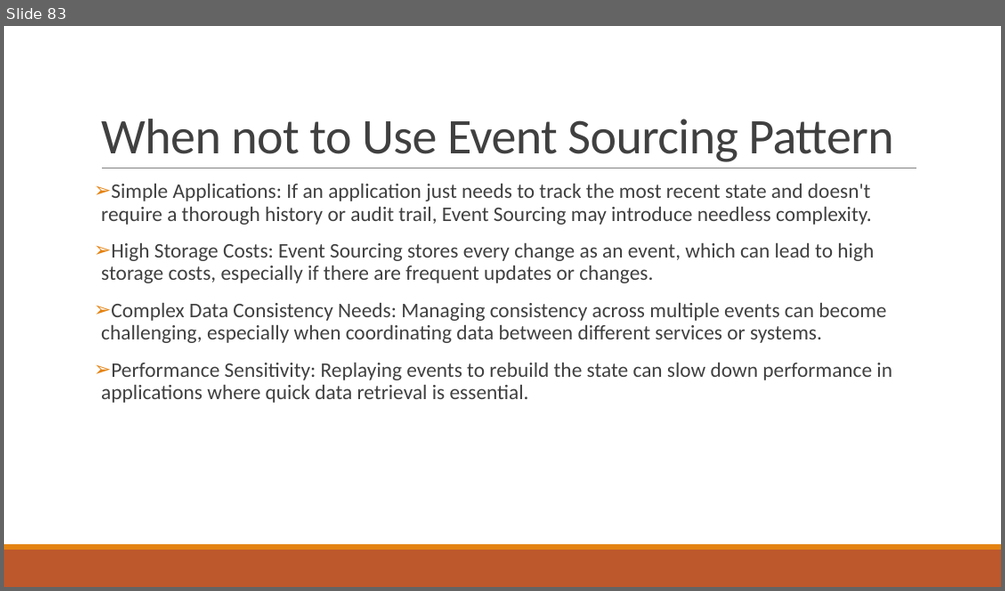
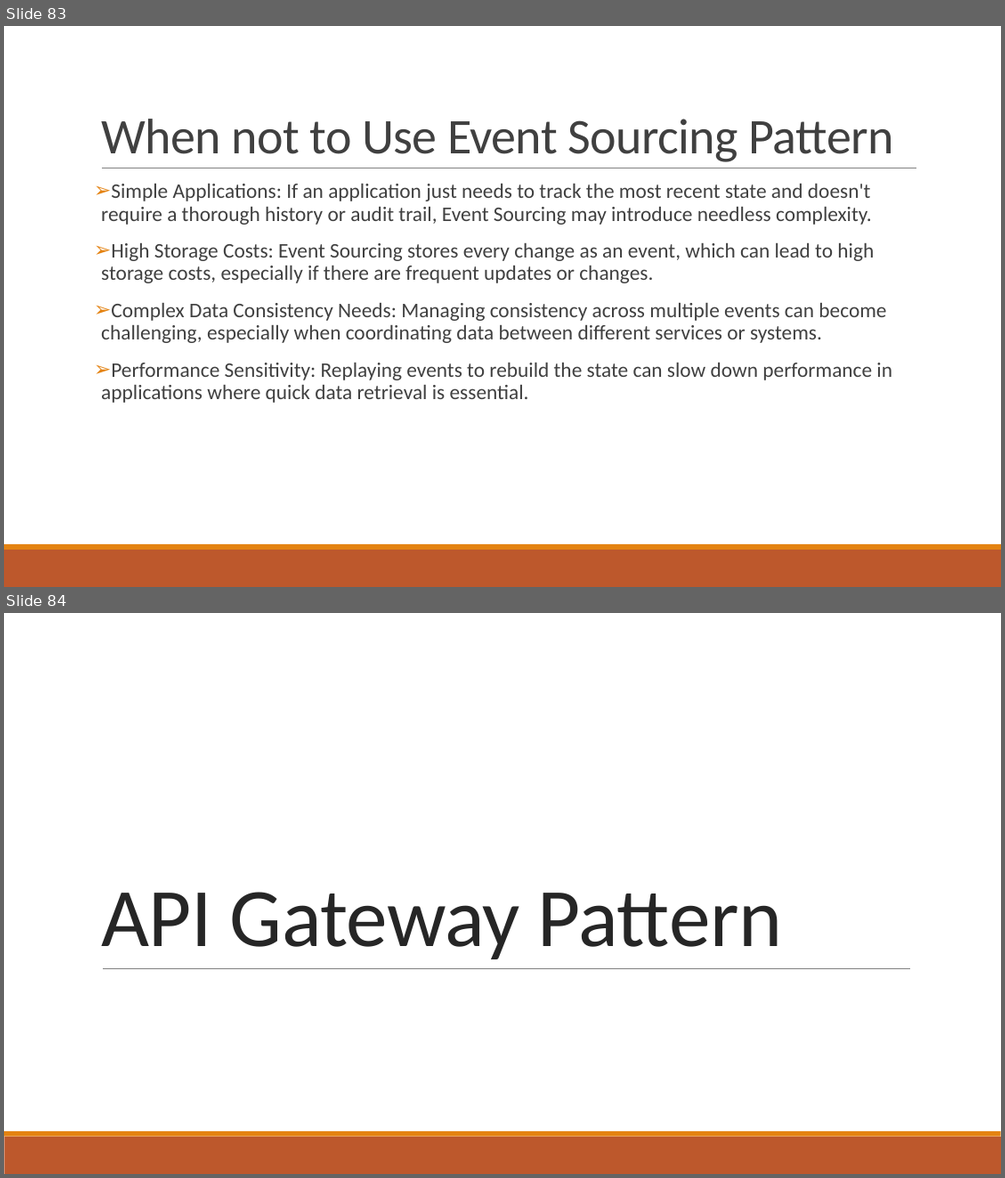
Before and after one commit to Sujatabatra/ThalesAug2025, a slide deck: Microservice Design Patterns.pptx. Shown one above the other, each under a label of ours: slide 83 before the commit, slides 83 and 84 after it. The pictures are 1005x591 and 1005x1178 pixels, drawn with LibreOffice and Linux fonts; fonts in the diff are those of the drawing. Boxes give left, top, right and bottom in pixels: in the first picture for what was removed or moved away, otherwise in the second. Text is boxed around its words. In the diff, an @@ line names an element or a change of style, - is before the commit and + after.

```diff
--- a/Microservice Design Patterns.pptx
+++ b/Microservice Design Patterns.pptx
@@ slide 84 added at (4, 613, 1001, 1174), background #FFFFFF; not listed: 2 template elements that a slide beside it also shows @@
@@ title added at (101, 892, 783, 959), 80 pt, text #262626 @@
+API Gateway Pattern
@@ line added from (103, 968) to (910, 968), #808080 0.5 pt @@
```
Also in this commit, not shown: 72 other slides added.
